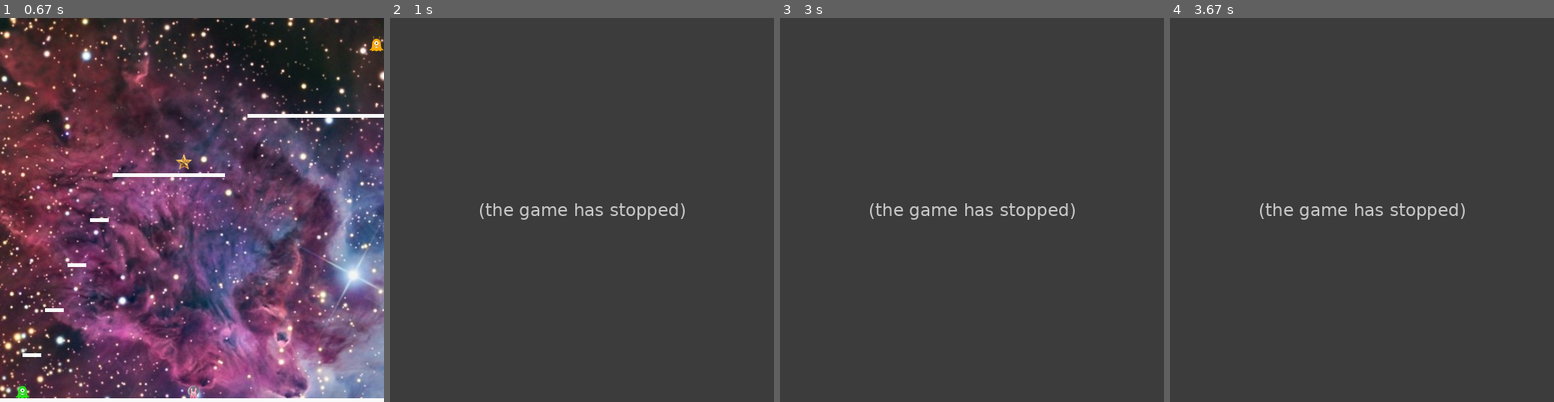
Above: before the commit, frames 1-4 (left to right).
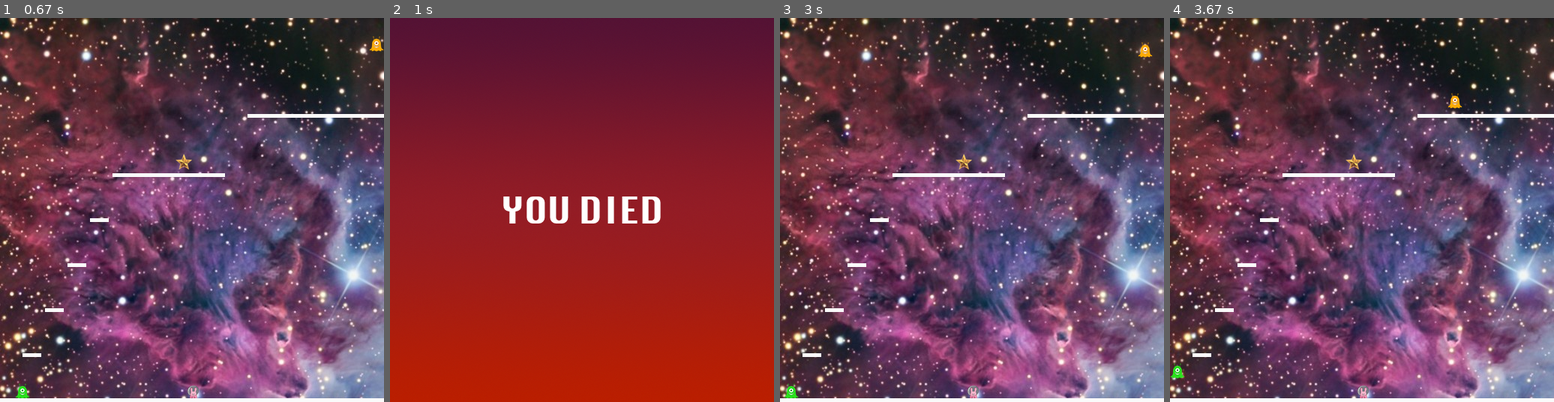
Above: after the commit, the same moments.

Repository: ezfe/Space-Attack
Game: pygame game, started from Space-Attack/main.py
Two runs of this game, one before a commit and one after it. Both use one fixed random seed, a clock stepped at 60 frames per second and the inputs below.
Inputs (mouse positions are in pixels of both pictures, inside the frame that each line leads up to):
- Up to frame 1 (0.67 s): click (119, 309) at 0.4 s
- Up to frame 2 (1 s): tap Space at 0.67 s
- Up to frame 3 (3 s): hold Left from 2.5 s (still down); hold A from 2.5 s (still down)
- Up to frame 4 (3.67 s): release Left at 3.03 s; release A at 3.03 s; hold Left 3.07-3.47 s; hold A 3.07-3.47 s; hold Up from 3.5 s (still down); hold W from 3.5 s (still down)

Frame 1 is identical in both runs. In frame 2, 100% of the frame differs, in the area x 0-100%, y 0-100%; in frame 3, 78%; in frame 4, 78%.
Error before the commit: TypeError: '>' not supported between instances of 'method' and 'int' (main.py line 85); the game stopped at 0.7 s (later frames are placeholders)

Commit message:
Delete from editor also some stuff

Diff:
--- a/Space-Attack/main.py
+++ b/Space-Attack/main.py
@@ -9,10 +9,19 @@
 from actor import Actor
 import json
 import sys
+import time
+import threading
 
 # TIMER STUFF YAY
 # http://stackoverflow.com/questions/492519/timeout-on-a-python-function-call
-#
+
+def set_timeout(func, sec):
+    t = None
+    def func_wrapper():
+        func()
+        t.cancel()
+    t = threading.Timer(sec, func_wrapper)
+    t.start()
 
 class SpaceAttackApp(PygameApp):
     width = 512
@@ -40,6 +49,19 @@
             if self.window == "editor":
                 if event.key == K_SPACE:
                     print(json.dumps(self.editorTempLevel))
+                if event.key == K_x:
+                    x = pygame.mouse.get_pos()[0]
+                    y = pygame.mouse.get_pos()[1]
+
+                    for sprite in self.spritegroup:
+                        if not isinstance(sprite, Background):
+                            if sprite.x < x and (sprite.x + sprite.width) > x:
+                                if sprite.y < y and (sprite.y + sprite.height) > y:
+                                    for index, wall in enumerate(self.editorTempLevel["walls"]):
+                                        if sprite.x == wall["x"]:
+                                            del self.editorTempLevel["walls"][index]
+                                            self.spritegroup.remove(sprite)
+
                 if event.key == K_g:
                     x = pygame.mouse.get_pos()[0]
                     y = pygame.mouse.get_pos()[1]
@@ -82,7 +104,7 @@
                 if event.key == K_SPACE:
                     self.backgroundImage.setImage("images/deathscreen.png")
                     self.clearLevel()
-                    pygame.time.set_timer(1000, self.loadSameLevel)
+                    set_timeout(self.loadSameLevel,2)
 
         if event.type == MOUSEBUTTONUP:
             if self.window == "main menu":
@@ -129,6 +151,7 @@
         print("Loading level {}".format(levelNumber))
 
         self.levelnumber = levelNumber
+        self.backgroundImage.setImage('images/levelbackground.png')
 
         f = open('levels/level{}.json'.format(levelNumber),"r+")
         self.level = json.load(f)
